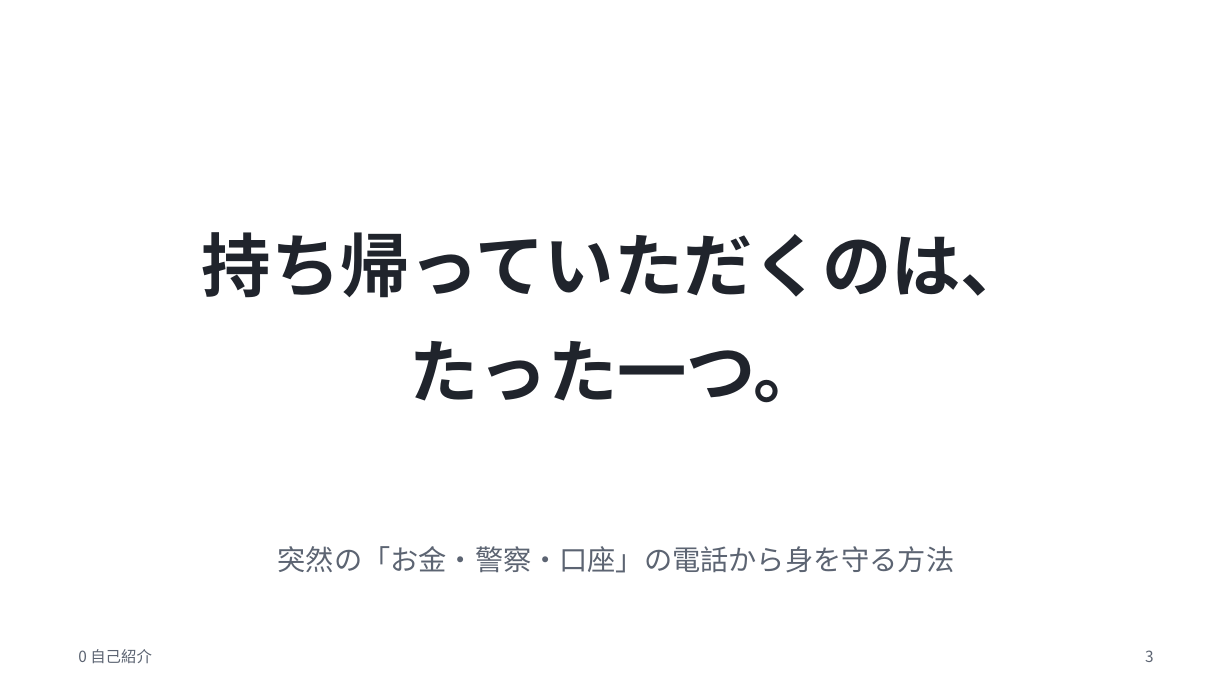
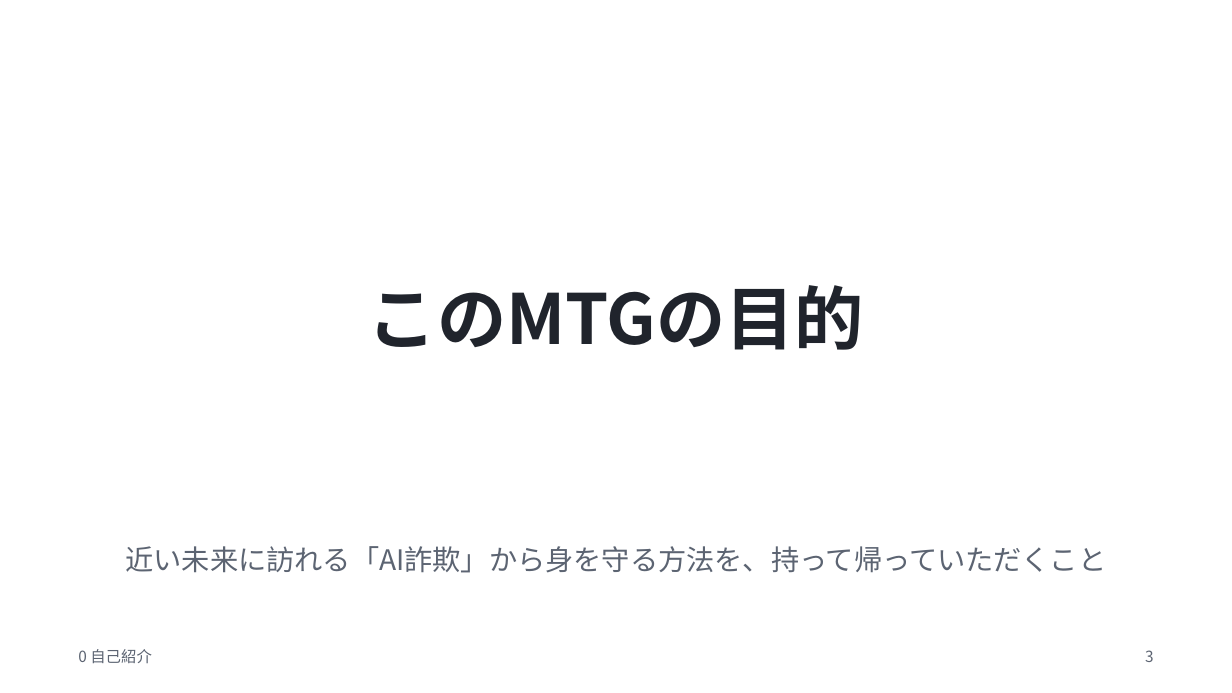
Before and after one commit to meitekku/deepfake-talk-v2, a slide deck: slide 3 of slides/deepfake-talk.pptx. Drawn at 1232x693 pixels with LibreOffice and Linux fonts; fonts in the diff are those of the drawing. Boxes give left, top, right and bottom in pixels: in the first picture for what was removed or moved away, otherwise in the second. Text is boxed around its words. In the diff, an @@ line names an element or a change of style, - is before the commit and + after.

Commit message:
修正: サブタイトル変更・eKYC突破事例を自己紹介に追加・MTGの目的化・第1部を電子詐欺の進化史に・打消し帯カット・文言修正

```diff
--- a/slides/deepfake-talk.pptx
+++ b/slides/deepfake-talk.pptx
@@ text at bbox=[368, 285, 864, 350]: text changed @@
-持ち帰っていただくのは、
-たった一つ。
+このMTGの目的
@@ text at bbox=[126, 546, 1107, 573]: text changed @@
-突然の「お金・警察・口座」の電話から身を守る方法
+近い未来に訪れる「AI詐欺」から身を守る方法を、持って帰っていただくこと
```
Also in this commit, not shown: 6 other slides changed, 9 other files.
